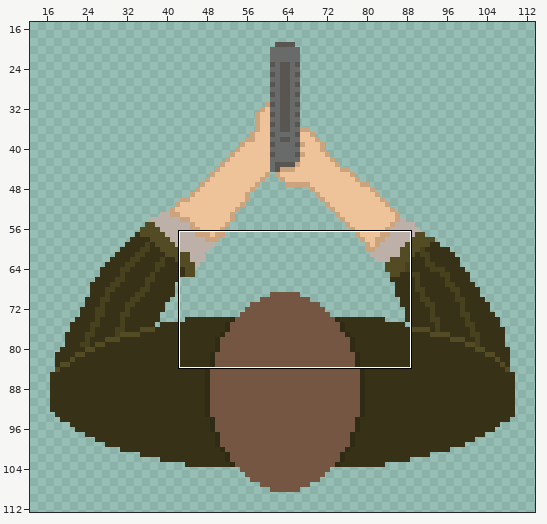
A pixel-art file gets an edit: game/assets/aesprite_files/anton.aseprite. Above, an overview of the earlier version with the close-up marked.
Close-up. Earlier state:
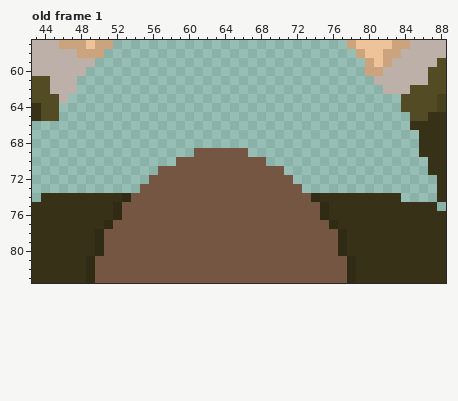
128x128 pixels, 1 frame. Shown: old frame 1: x 43..88, y 57..83. The wide view leaves out empty margins. The commit also changed other frames or places, which this record leaves out.
Once edited:
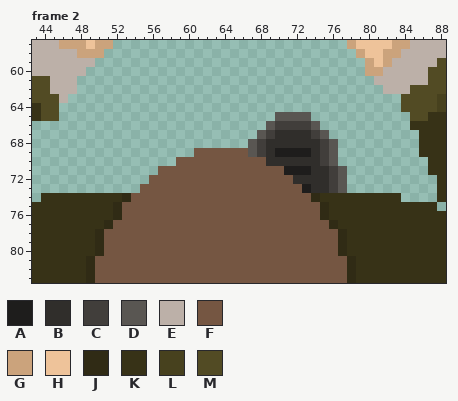
Palette (. is transparent): A #1e1d1c  B #302e2b  C #413e3b  D #595652  E #bcb0a8  F #755642  G #cba37c  H #eec39a  J #302b15  K #373217  L #47411e  M #524b24
A new or re-ordered frame is compared with the old frame closest to it.
The exact change:
{"change": "frames 1 -> 3"}
{"change": "layer \"Anton/Feet\" added"}
{"where": "frame 2 is new; against old frame 1, layer \"Anton/Feet\""}
{"frame":2,"y":65,"x":70,"old":"....","new":"DDDD"}
{"frame":2,"y":66,"x":69,"old":"......","new":"DCCCCD"}
{"frame":2,"y":67,"x":68,"old":"........","new":"DCBBBBCD"}
{"frame":2,"y":68,"x":67,"old":"..........","new":"DCBBBBBBCD"}
{"frame":2,"y":69,"x":67,"old":"..........","new":"DCBAAAABCD"}
{"frame":2,"y":70,"x":69,"old":"........","new":"BBBBBBCD"}
{"frame":2,"y":71,"x":71,"old":".......","new":"AAABBCD"}
{"frame":2,"y":72,"x":72,"old":"......","new":"BBBBCD"}
{"frame":2,"y":73,"x":73,"old":".....","new":"ABBCD"}
